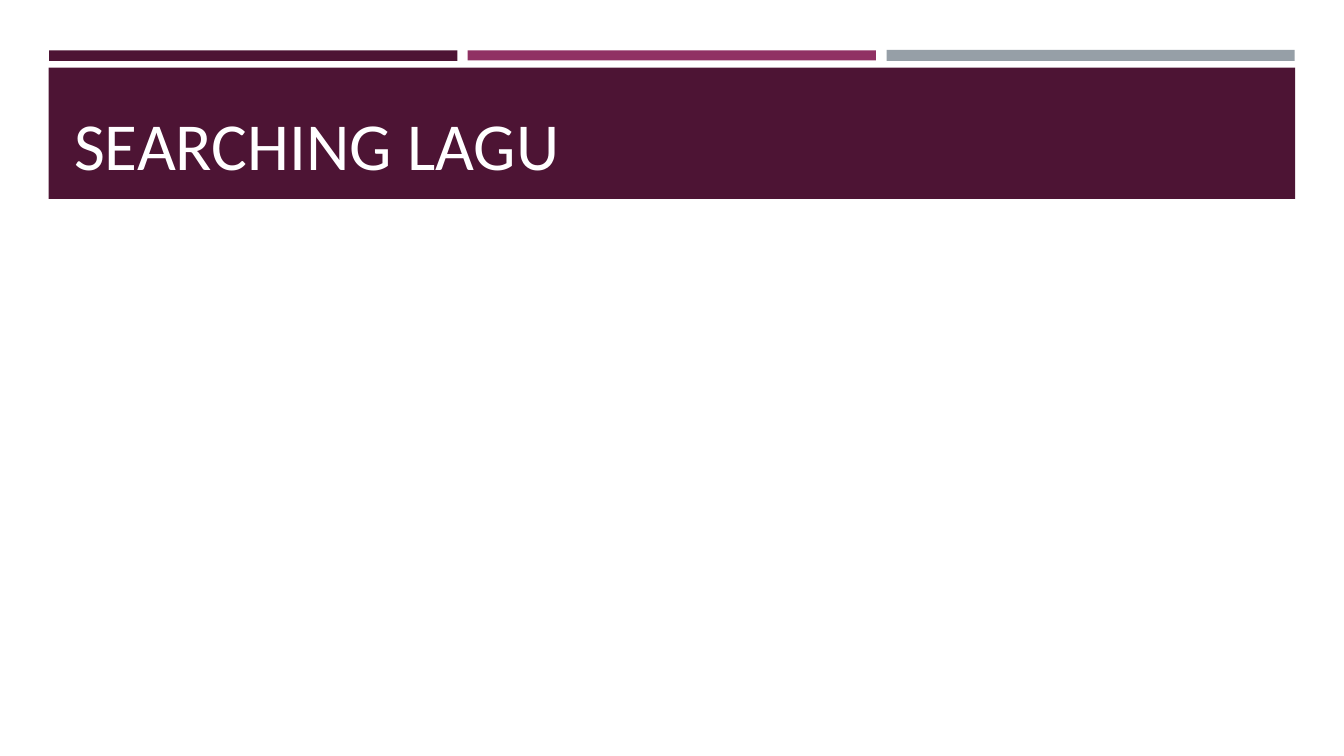
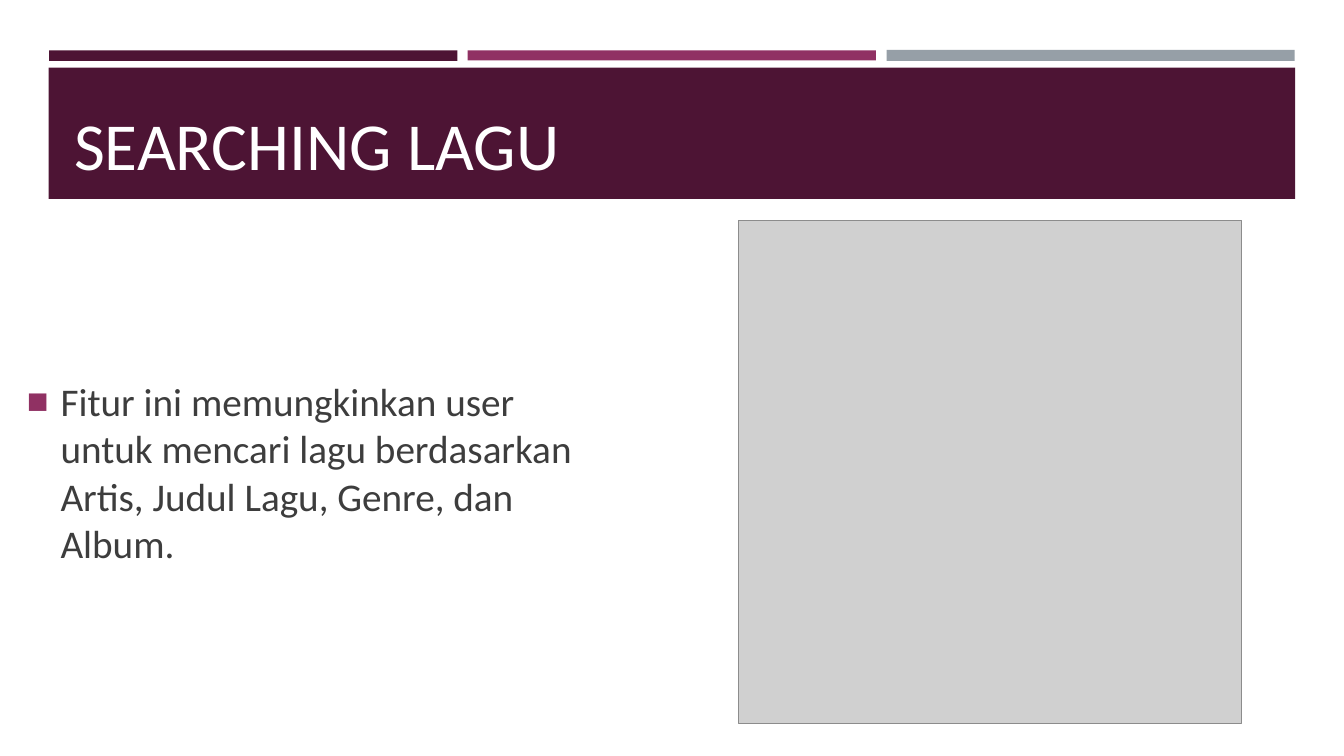
Before and after one commit to tyastepe/Kelompok5_ReverseProxy, a slide deck: slide 5 of Reverse-Proxy.pptx. Drawn at 1344x756 pixels with LibreOffice and Linux fonts; fonts in the diff are those of the drawing; grey boxes stand for pictures. Boxes give left, top, right and bottom in pixels: in the first picture for what was removed or moved away, otherwise in the second. Text is boxed around its words. In the diff, an @@ line names an element or a change of style, - is before the commit and + after.

```diff
--- a/Reverse-Proxy.pptx
+++ b/Reverse-Proxy.pptx
@@ picture added at <box>739,220,1242,723</box> @@
@@ text added at <box>61,388,572,559</box>, 28 pt, text #3D3D3D @@
+■ Fitur ini memungkinkan user untuk mencari lagu berdasarkan Artis, Judul Lagu, Genre, dan Album.
```
Also in this commit, not shown: 2 other slides changed, 2 slides added, 1 slide removed.
